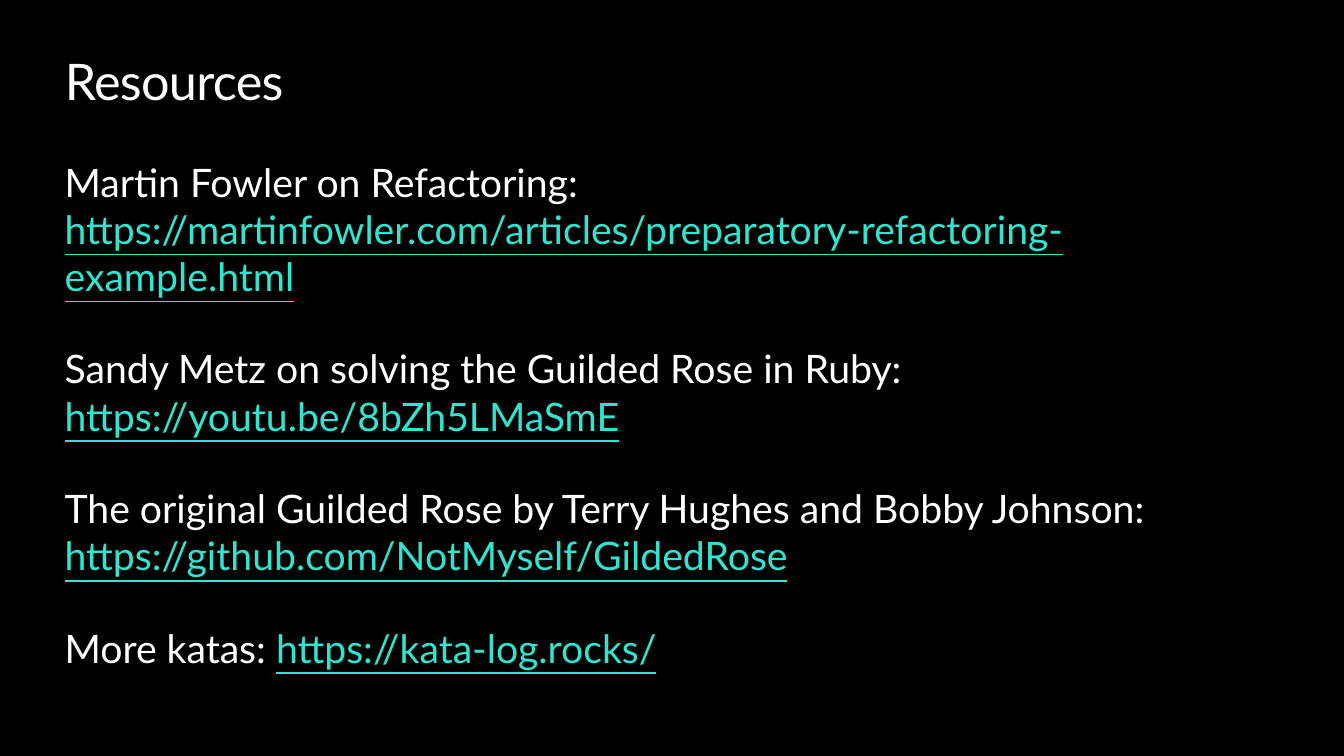
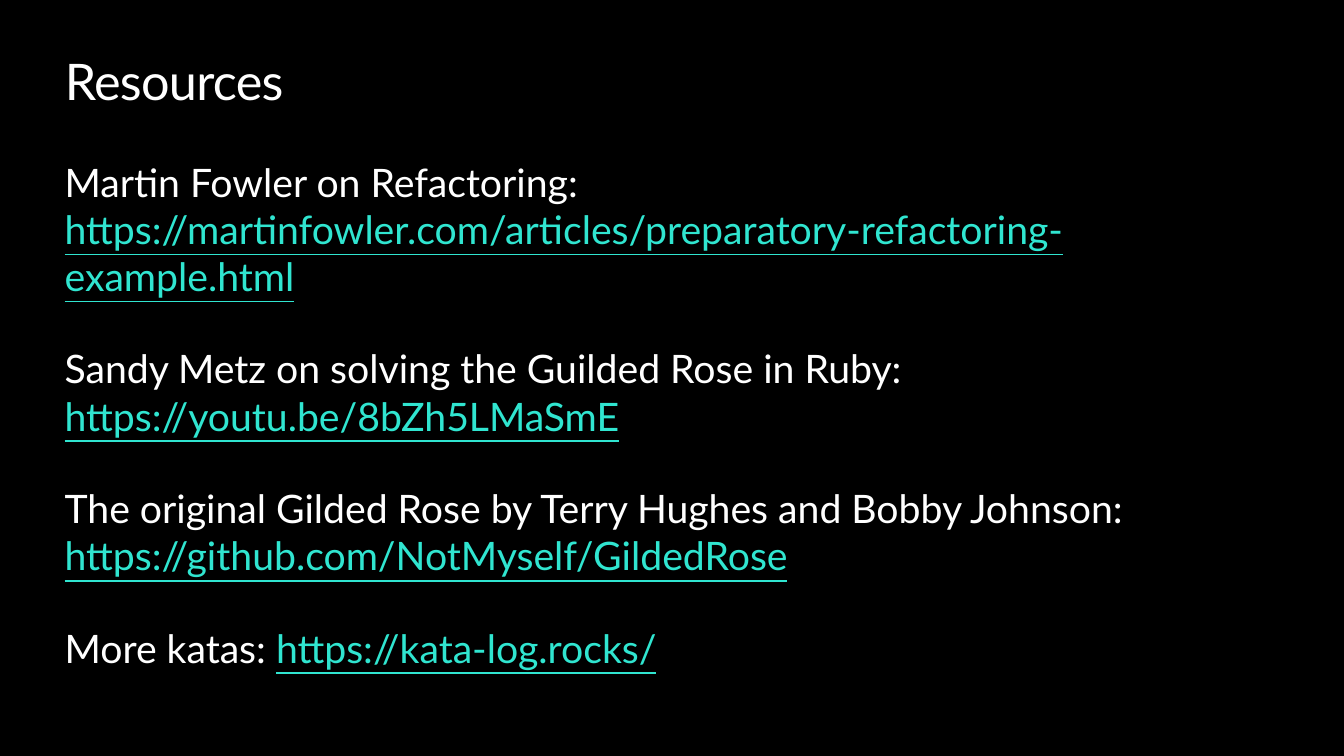
Before and after one commit to ondfisk/BDSA2020, a slide deck: slide 11 of Slides/Lecture08a - The Gilded Rose.pptx. Drawn at 1344x756 pixels with LibreOffice and Linux fonts; fonts in the diff are those of the drawing; background and template pictures are left out. Boxes give left, top, right and bottom in pixels: in the first picture for what was removed or moved away, otherwise in the second. Text is boxed around its words. In the diff, an @@ line names an element or a change of style, - is before the commit and + after.

Commit message:
Lecture 8 done

```diff
--- a/Slides/Lecture08a - The Gilded Rose.pptx
+++ b/Slides/Lecture08a - The Gilded Rose.pptx
@@ text at bbox=[65, 494, 1123, 577]: text changed @@
-The original Guilded Rose by Terry Hughes and Bobby Johnson: https://github.com/NotMyself/GildedRose
+The original Gilded Rose by Terry Hughes and Bobby Johnson: https://github.com/NotMyself/GildedRose
```
Also in this commit, not shown: 2 other slides changed, 11 other files.
